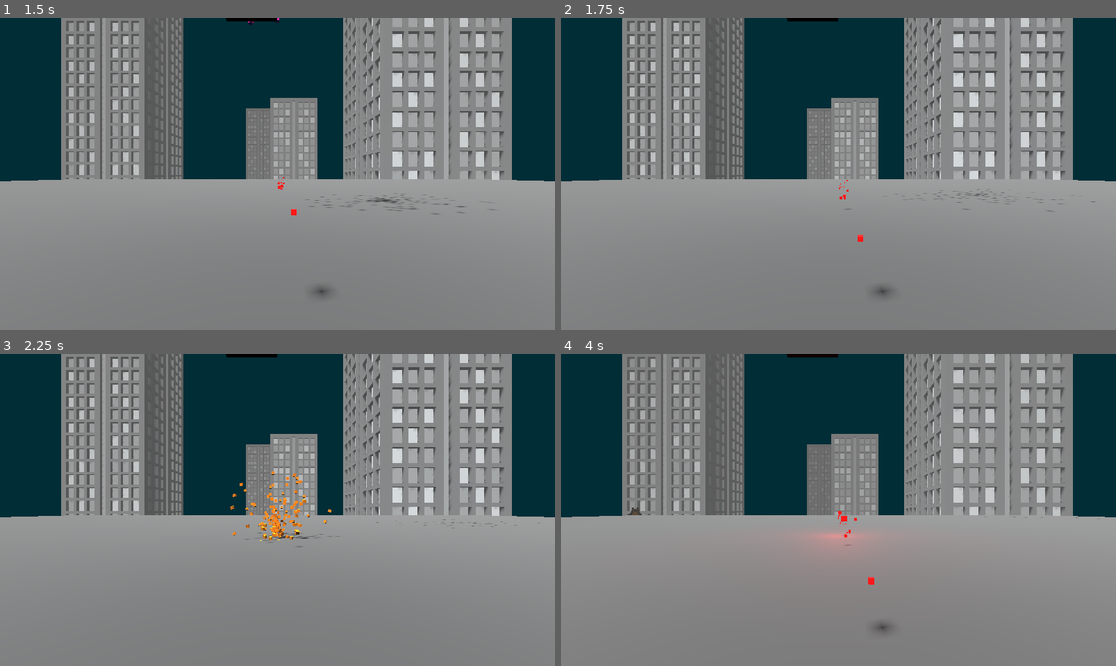
Above: before the commit, frames 1-4 (two rows, left to right).
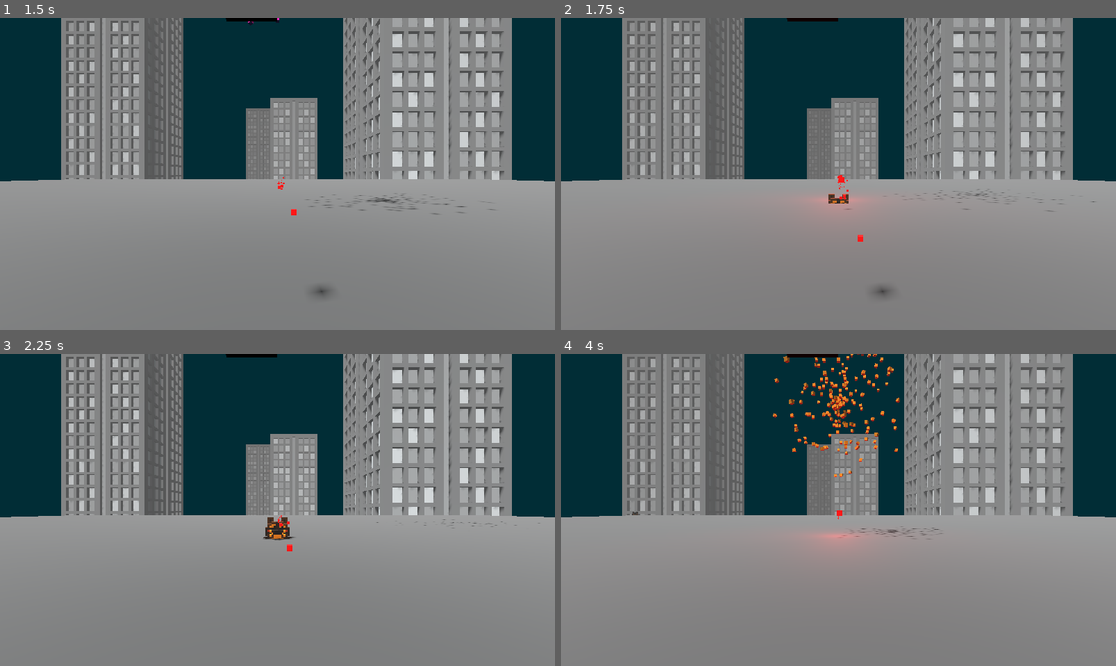
Above: after the commit, the same moments.

Repository: Majsek/Project_BC
Game: Godot game, scene res://scenes/world.tscn
Two runs of this game, one before a commit and one after it. Both use one fixed random seed, a clock stepped at 60 frames per second and the inputs below.
Inputs:
- Up to frame 1 (1.5 s): tap Enter (ui_accept) at 0.5, 0.77 s; hold Up (ui_up) 0.53-1.28 s; hold Down (ui_down) from 1.28 s (still down)
- Up to frame 2 (1.75 s): keep holding Down (ui_down); tap Enter (ui_accept) at 1.52 s
- Up to frame 3 (2.25 s): release Down (ui_down) at 2.03 s; hold Up (ui_up) from 2.03 s (still down)
- Up to frame 4 (4 s): tap Enter (ui_accept) at 3.02, 3.77 s; release Up (ui_up) at 3.53 s; hold Down (ui_down) from 3.53 s (still down)

Frame 1 is identical in both runs. In frame 2, 0.7% of the frame differs, in the area x 43-58%, y 50-65%; in frame 3, 0.7%; in frame 4, 1.2%, in the area x 12-94%, y 0-90%.

Commit message:
+enemy difficulty multiplier

Diff:
--- a/scenes/world.tscn
+++ b/scenes/world.tscn
@@ -92,8 +92,8 @@
 
 [node name="enemy" parent="." instance=ExtResource("3_fpd47")]
 unique_name_in_owner = true
-transform = Transform3D(0.295, 0, 0, 0, 0.295, 0, 0, 0, 0.295, 0, -0.5, -3.8)
-visible = false
+transform = Transform3D(0.295, 0, 0, 0, 0.295, 0, 0, 0, 0.295, 0, 0.0194631, -3.8)
+initial_lives_ = 100
 
 [node name="DirectionalLight3D2" type="DirectionalLight3D" parent="."]
 transform = Transform3D(0.282743, 0.959196, 1.57952e-07, 0.361291, -0.106498, 0.926351, 0.888552, -0.261919, -0.376661, 0, 10.3364, -6.55472)
@@ -118,6 +118,7 @@
 collision_layer = 2
 motion_mode = 1
 script = ExtResource("5_iybog")
+initial_lives_ = 100
 lives_ = 100
 is_start_cube_ = true
 
--- a/scripts/enemy.gd
+++ b/scripts/enemy.gd
@@ -3,7 +3,7 @@
 @onready var main_ : Node = get_parent()
 @onready var player_ : Node = main_.player_
 
-var initial_lives_ : int = randi_range(90,200)
+@export var initial_lives_ : int
 @export var lives_ : int
 const HIT_PARTICLE = preload("res://scenes/hit_particle.tscn")
 
@@ -22,6 +22,9 @@
 # Get the gravity from the project settings to be synced with RigidBody nodes.
 var gravity = ProjectSettings.get_setting("physics/3d/default_gravity")
 
+func init(difficulty_multiplier):
+	initial_lives_ = randi_range(90*difficulty_multiplier,100*difficulty_multiplier)
+
 func _ready():
 	initial_color_ = Color.from_hsv(randf_range(0,1), 1.0, 1.0, 1.0)
 	#initial_color_ = Color.from_hsv(0, 1.0, 1.0, 1.0)
@@ -35,12 +38,12 @@
 	#await get_tree().create_timer(1).timeout
 	spawnAnim()
 
-
 func _physics_process(delta):
 	# Add the gravity.
 #	if not is_on_floor():
 #		velocity.y -= gravity * delta
 	followPlayer()
+
 
 func spawnAnim():
 	follow_player_ = true
--- a/scripts/world.gd
+++ b/scripts/world.gd
@@ -13,6 +13,8 @@
 var edge_2_allowed_ = false
 var edge_3_allowed_ = false
 var edge_4_allowed_ = false
+
+var difficulty_multiplier_ : float = 1.0
 
 var interface_ : XRInterface
 var enemy_ : Resource = preload("res://scenes/enemy.tscn")
@@ -51,6 +53,9 @@
 	if running_ == false:
 		return
 	var enemy = enemy_.instantiate()
+	enemy.init(difficulty_multiplier_)
+
+
 	while true:
 		var enemy_position
 
@@ -84,4 +89,5 @@
 	enemies_.append(enemy)
 	add_child(enemy)
 	await get_tree().create_timer(1).timeout
+	difficulty_multiplier_ += 0.01
 	spawnEnemy()
